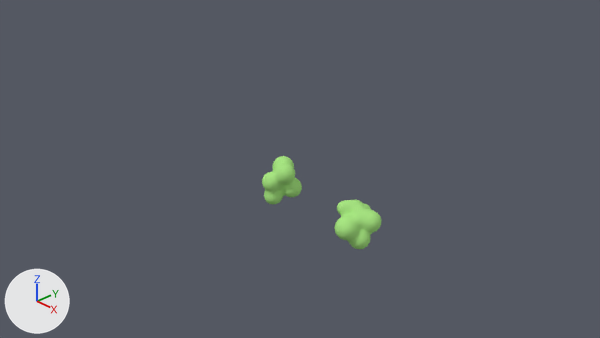
The Blender file Washed Up Wizard/Assets/Models/Spells/drop and spawn SpAwn.blend: old version first, new version second.
The view is the same before and after, from the file's camera 'Camera'. The lights are fixed; the arrows at lower left show +X, +Y and +Z.

The first picture shows 'Mball.006', 'Mball.016'.
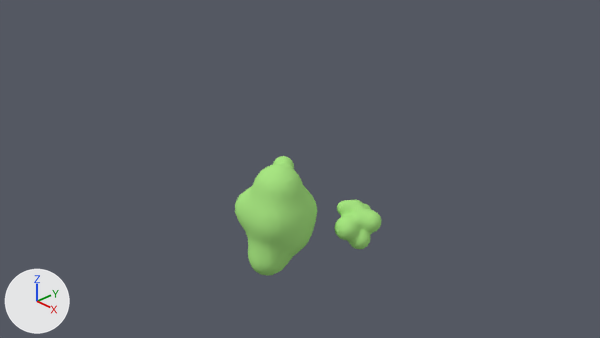
Where the newer file only moved an object's origin or applied its transform, the numbers keep the older frame.

Pixel boxes (x1, y1, x2, y2) of what changed, in the pictures (600 x 338 px):
'Center', added (green): after (235, 164, 317, 276)
'Mball.006', unchanged, covered by the edit: before (262, 156, 302, 205); after (273, 156, 294, 169)

Edits to the bpy script that builds the scene:
```text
Add me_mesh_002:
    me_mesh_002.from_pydata(...)  # 658 vertices, 814 faces; spans x -0.66..0.66, y -0.65..0.71, z -0.94..1.02
    me_mesh_002.polygons.foreach_set('use_smooth', [True] * 814)
    me_mesh_002.materials.append(mat_material_003)  # green #aae784
Add ob_center:
    ob_center = bpy.data.objects.new('Center', me_mesh_002)
    ob_center.location = (0.05, -0.05, -0.48)
```
